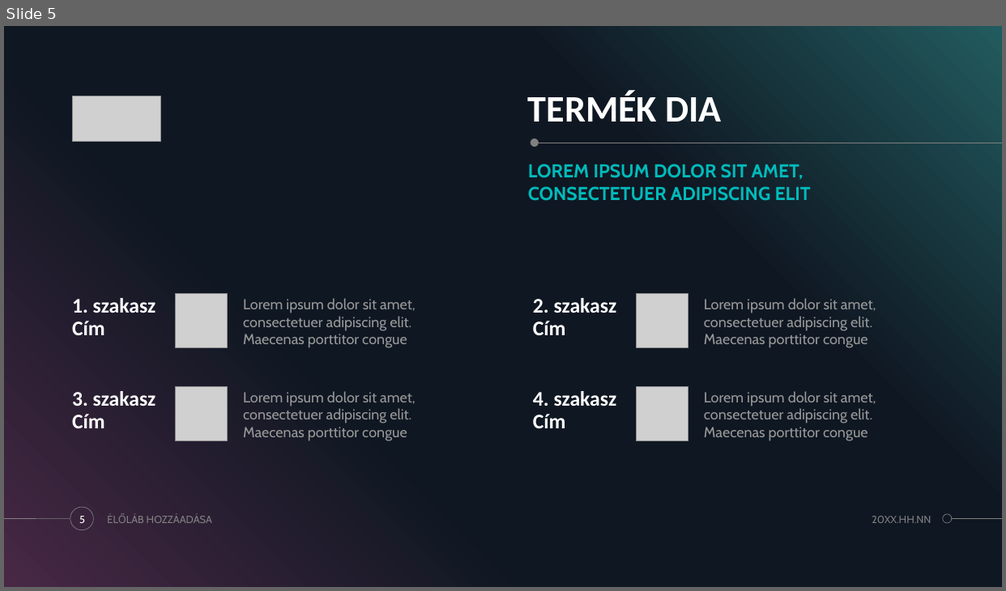
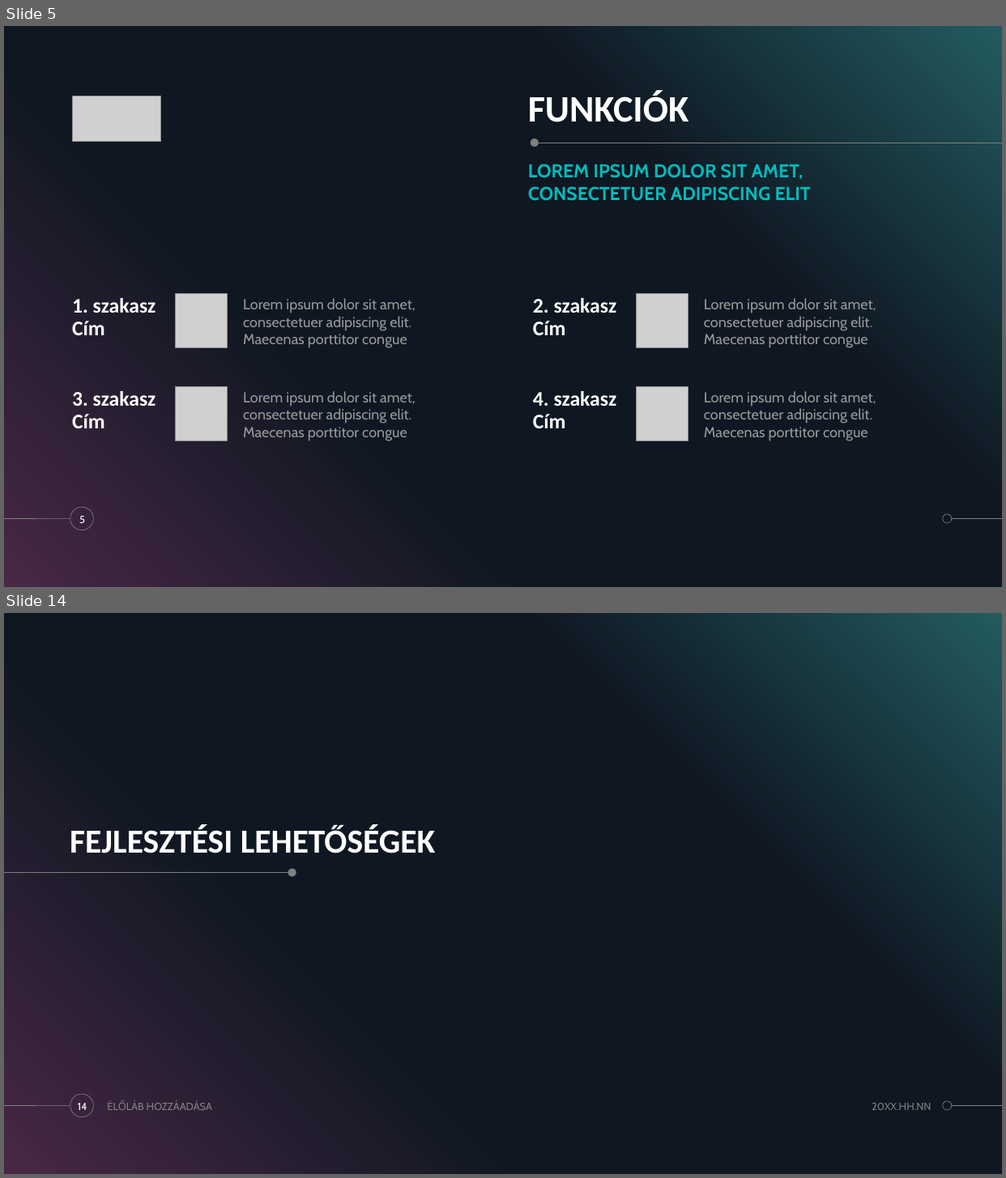
Before and after one commit to MonostoriMark/13_S1_2_vizsgaremek, a slide deck: HOTELFLOW.pptx. Shown one above the other, each under a label of ours: slide 5 before the commit, slides 5 and 14 after it; the slides between them are not shown. The pictures are 1006x591 and 1006x1178 pixels, drawn with LibreOffice and Linux fonts; fonts in the diff are those of the drawing; grey boxes stand for pictures. Boxes give left, top, right and bottom in pixels: in the first picture for what was removed or moved away, otherwise in the second. Text is boxed around its words. In the diff, an @@ line names an element or a change of style, - is before the commit and + after.

```diff
--- a/HOTELFLOW.pptx
+++ b/HOTELFLOW.pptx
@@ slide 14 added at (4,613,1002,1174), background #000000; not listed: 5 template elements that a slide beside it also shows @@
@@ title added at (70,825,436,854), 32.4 pt, text #FFFFFF, bold @@
+FEJLESZTÉSI LEHETŐSÉGEK
@@ line added from (4, 873) to (293, 873), #808080 0.5 pt @@
@@ ellipse added at (288,868,296,876), fill #808080 @@
@@ page number added at (78,1103,87,1110), 10 pt, text #FFFFFF @@
+14
@@ text added at (147,1103,212,1110), 10 pt, text #808080 @@
+ÉLŐLÁB HOZZÁADÁSA
@@ text added at (872,1103,931,1110), 10 pt, text #808080 @@
+20XX.HH.NN
@@ slide 5 changed as well @@
@@ title at (528,91,688,122): text changed @@
-TERMÉK DIA
+FUNKCIÓK
@@ text removed at (147,516,212,523) @@
-ÉLŐLÁB HOZZÁADÁSA
@@ text removed at (872,516,931,523) @@
-20XX.HH.NN
```
Also in this commit, not shown: 9 other slides changed, 4 other slides added, 14 slides removed.
